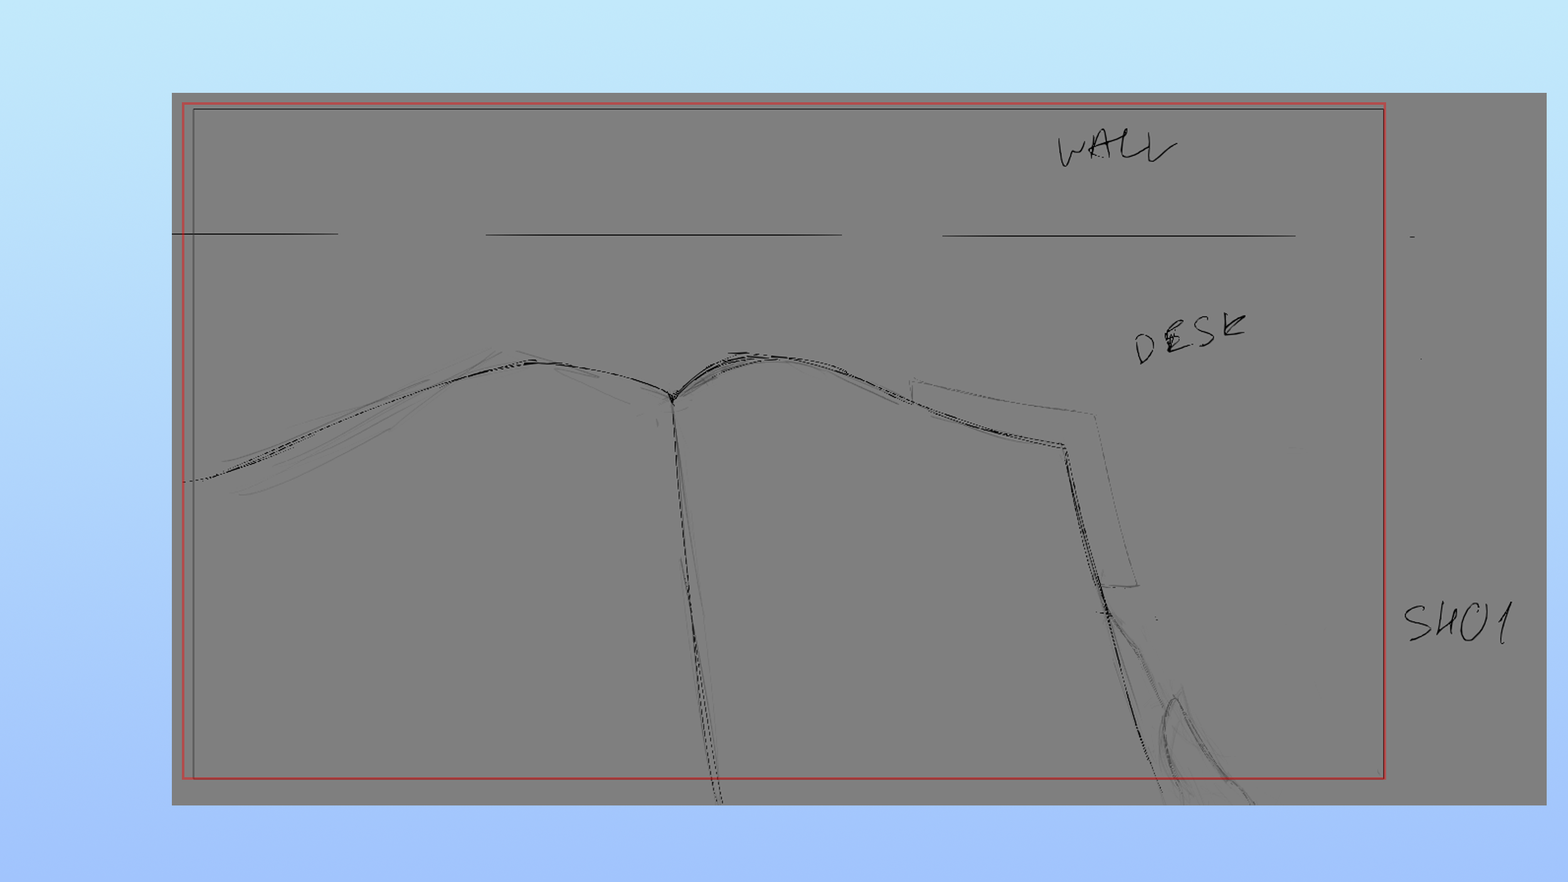
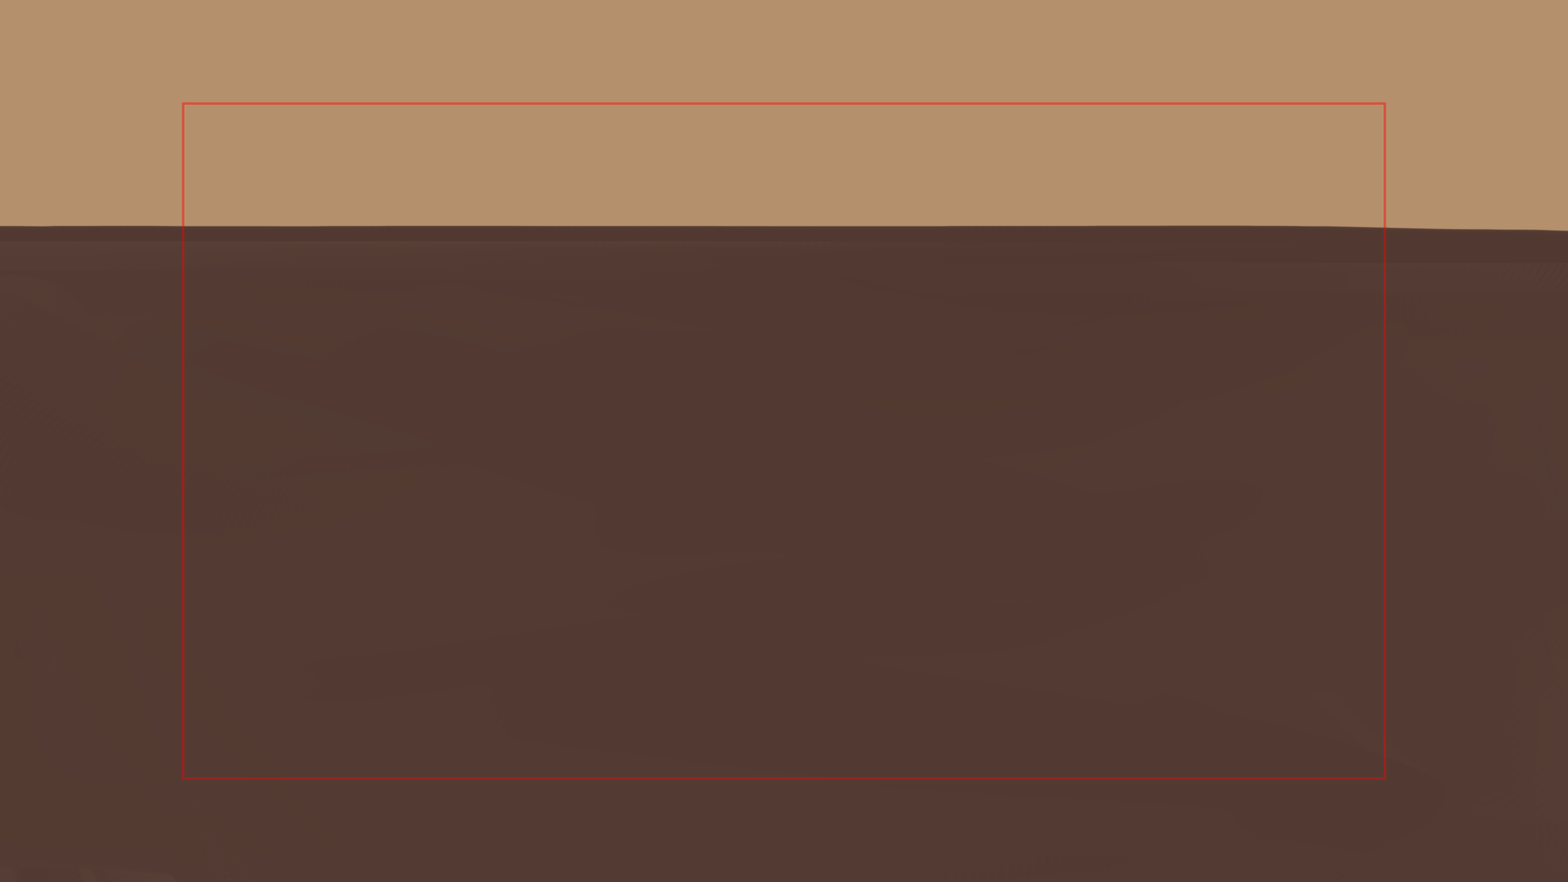
Revision of a layered 1568px x 882px image; what changed, layer by layer:
showed "desk", painted on it over <box>0,224,1568,882</box>
added layer "Layer 3" above "BG" over <box>0,0,1568,285</box>
painted on "Gradient Fill 1" over <box>0,0,1568,882</box>